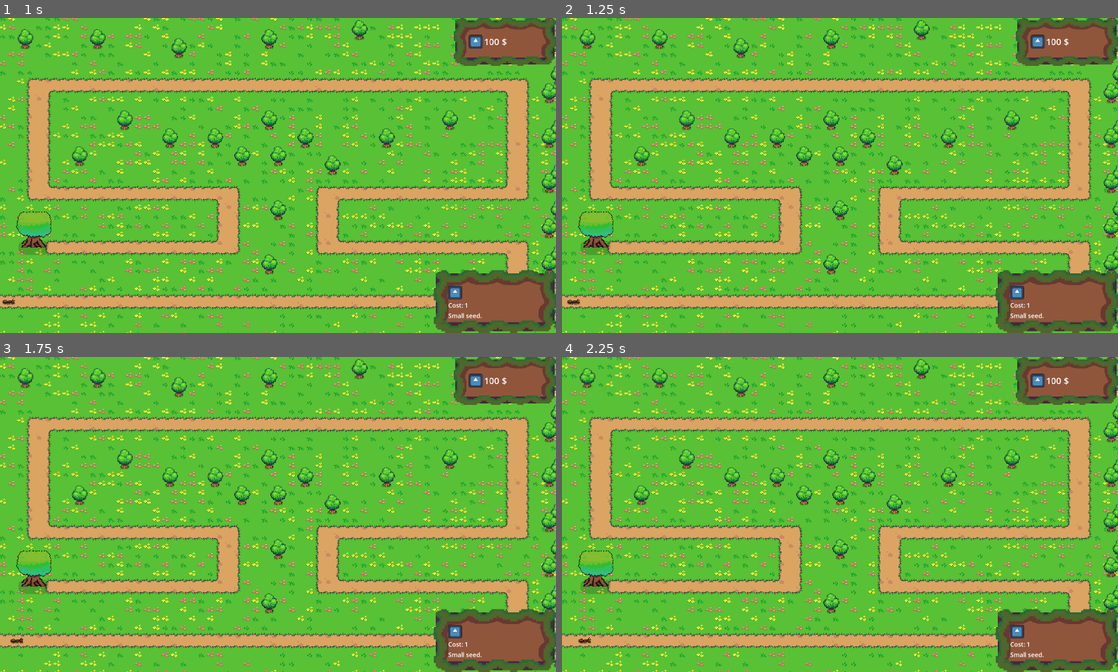
Above: before the commit, frames 1-4 (two rows, left to right).
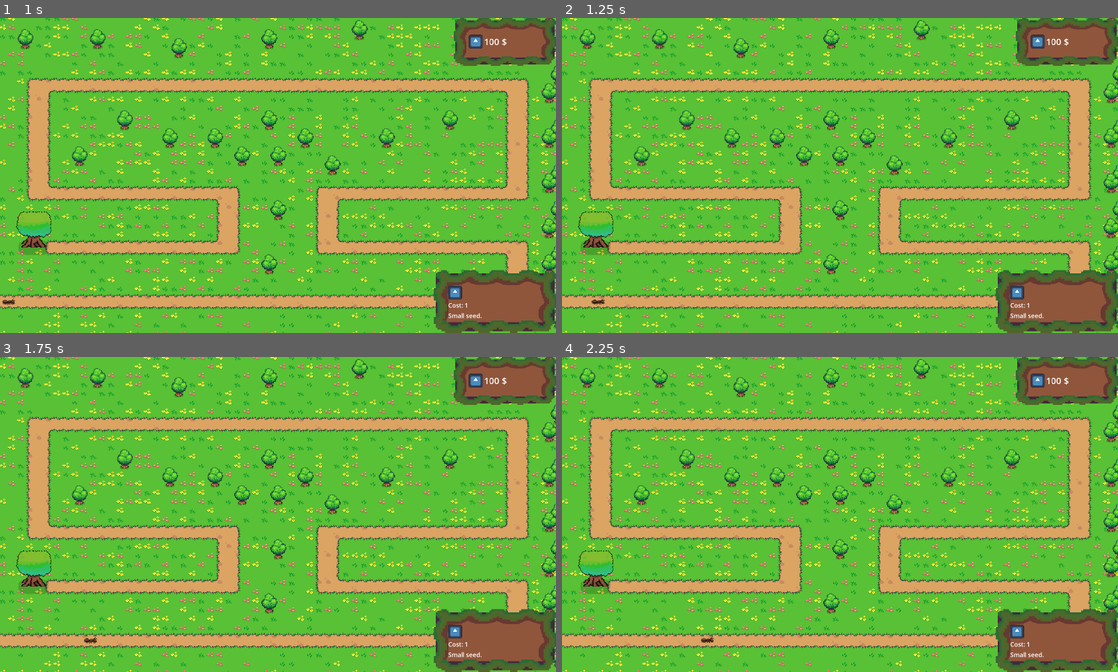
Above: after the commit, the same moments.

Repository: tomsku21/TD_project
Game: Godot game, scene res://Scenes/Main.tscn
Same seed, same stepped clock (60 frames per second), same inputs: the game is played once before the commit and once after it. The engine's default icon, where the game draws it, is replaced by a stand-in: a white triangle on a blue panel in a dark square.
Inputs (mouse positions are in pixels of both pictures, inside the frame that each line leads up to):
- Up to frame 1 (1 s): click (455, 292) at 0.5 s
- Up to frame 2 (1.25 s): no input
- Up to frame 3 (1.75 s): click (455, 631) at 1.25 s
- Up to frame 4 (2.25 s): click (1017, 631) at 2 s

Frame 1 is identical in both runs. In frame 2, less than 0.1% of the frame differs, in the area x 0-8%, y 88-92%; in frame 3, less than 0.1%; in frame 4, less than 0.1%.

Commit message:
Life tree attack

Diff:
--- a/Scenes/Enemies/enemy.tscn
+++ b/Scenes/Enemies/enemy.tscn
@@ -48,7 +48,7 @@
 [node name="CharacterBody2D" type="CharacterBody2D" parent="." groups=["enemies"]]
 script = ExtResource("1_ubio8")
 shader_material = ExtResource("4_haj6g")
-speed = 20.0
+speed = 200.0
 
 [node name="AnimatedSprite2D" type="AnimatedSprite2D" parent="CharacterBody2D"]
 position = Vector2(0, -3)
@@ -63,17 +63,11 @@
 position = Vector2(0, -1.5)
 shape = SubResource("RectangleShape2D_287tu")
 
-[node name="AttackTimer" type="Timer" parent="CharacterBody2D"]
-one_shot = true
-
 [node name="HealthComponent" parent="CharacterBody2D" node_paths=PackedStringArray("character") instance=ExtResource("3_l8da7")]
 unique_name_in_owner = true
 character = NodePath("..")
 MAX_HEALTH = 15
 shader_material = ExtResource("4_haj6g")
-
-[node name="WalkTimer" type="Timer" parent="CharacterBody2D"]
-one_shot = true
 
 [node name="CPUParticles2D" type="CPUParticles2D" parent="CharacterBody2D"]
 emitting = false
@@ -90,6 +84,12 @@
 initial_velocity_max = 100.0
 scale_amount_min = 0.0
 scale_amount_max = 3.0
+
+[node name="AttackTimer" type="Timer" parent="CharacterBody2D"]
+one_shot = true
+
+[node name="WalkTimer" type="Timer" parent="CharacterBody2D"]
+one_shot = true
 
 [node name="SlowDebuff" type="Timer" parent="CharacterBody2D"]
 wait_time = 5.0
--- a/Scenes/Enemies/enemy2.tscn
+++ b/Scenes/Enemies/enemy2.tscn
@@ -43,7 +43,8 @@
 
 [node name="CharacterBody2D" type="CharacterBody2D" parent="." groups=["enemies"]]
 script = ExtResource("1_1cilx")
-speed = 20.0
+shader_material = ExtResource("4_c0b6a")
+speed = 200.0
 
 [node name="AnimatedSprite2D" type="AnimatedSprite2D" parent="CharacterBody2D"]
 position = Vector2(0, -3)
@@ -57,17 +58,11 @@
 position = Vector2(0, -1.5)
 shape = SubResource("RectangleShape2D_287tu")
 
-[node name="AttackTimer" type="Timer" parent="CharacterBody2D"]
-one_shot = true
-
 [node name="HealthComponent" parent="CharacterBody2D" node_paths=PackedStringArray("character") instance=ExtResource("3_rvhp7")]
 unique_name_in_owner = true
 character = NodePath("..")
 MAX_HEALTH = 15
 shader_material = ExtResource("4_c0b6a")
-
-[node name="WalkTimer" type="Timer" parent="CharacterBody2D"]
-one_shot = true
 
 [node name="CPUParticles2D" type="CPUParticles2D" parent="CharacterBody2D"]
 emitting = false
@@ -83,6 +78,12 @@
 initial_velocity_max = 100.0
 scale_amount_min = 0.0
 scale_amount_max = 3.0
+
+[node name="AttackTimer" type="Timer" parent="CharacterBody2D"]
+one_shot = true
+
+[node name="WalkTimer" type="Timer" parent="CharacterBody2D"]
+one_shot = true
 
 [node name="SlowDebuff" type="Timer" parent="CharacterBody2D"]
 wait_time = 5.0
--- a/Scenes/life_tree.tscn
+++ b/Scenes/life_tree.tscn
@@ -5,17 +5,19 @@
 [ext_resource type="Material" uid="uid://caqxysn4tq1wx" path="res://Shaders/ShaderMaterial.tres" id="2_yb4q4"]
 
 [sub_resource type="RectangleShape2D" id="RectangleShape2D_yb4q4"]
-size = Vector2(61, 69)
+size = Vector2(97, 69)
 
 [node name="LifeTree" type="Area2D" groups=["LifeTree"]]
 script = ExtResource("1_883my")
 shader_material = ExtResource("2_yb4q4")
+sdamage = 5
+attackTime = 2.0
 
 [node name="Sprite2D" type="Sprite2D" parent="."]
 texture = ExtResource("2_5jboi")
 
 [node name="CollisionShape2D" type="CollisionShape2D" parent="."]
-position = Vector2(1.5, -6.5)
+position = Vector2(19.5, -6.5)
 shape = SubResource("RectangleShape2D_yb4q4")
 
 [node name="ProgressBar" type="ProgressBar" parent="."]
@@ -26,5 +28,10 @@
 offset_bottom = -42.0
 value = 100.0
 
+[node name="AttackTimer" type="Timer" parent="."]
+
+[connection signal="body_entered" from="." to="." method="_on_body_entered"]
+[connection signal="body_exited" from="." to="." method="_on_body_exited"]
 [connection signal="mouse_entered" from="." to="." method="_on_mouse_entered"]
 [connection signal="mouse_exited" from="." to="." method="_on_mouse_exited"]
+[connection signal="timeout" from="AttackTimer" to="." method="_on_attack_timer_timeout"]
--- a/Scripts/Enemy.gd
+++ b/Scripts/Enemy.gd
@@ -12,7 +12,9 @@
 @export var max_health: int = 15
 @export var sdamage: int = 10
 @export var slow_debuff: float = 0.5
+
 var sprite
+var end: bool = false
 var taking_damage: bool = false
 var current_speed: float
 var basic_speed: float
@@ -28,6 +30,7 @@
 	life_tree = get_tree().get_first_node_in_group("LifeTree")
 	speed = speed * randf_range(0.8, 1.2)
 	current_speed = speed
+
 	if has_node("AnimatedSprite2D"):
 		sprite = get_node("AnimatedSprite2D")
 	elif has_node("Sprite2D"):
@@ -41,13 +44,12 @@
 func _physics_process(delta: float) -> void:
 	check_turret()
 	change_rotation()
-	path.progress += current_speed * delta
+	if end == false:
+		path.progress += current_speed * delta
 	if path.progress_ratio >= 0.99:
-		if life_tree and life_tree.has_method("take_damage"):
-			life_tree.take_damage(sdamage)
-			cpu_particles_2d.emitting = true
-			await get_tree().create_timer(0.1).timeout
-		destroy()
+		if attack_timer.is_stopped():
+			attack_timer.start()
+			end = true
 	if grabbed == true and currently_grabbed == false:
 		await get_tree().create_timer(10).timeout
 		grabbed = false
@@ -117,14 +119,17 @@
 			await get_tree().create_timer(1).timeout
 		taking_damage = false
 		poisoned = false
+
 func _on_attack_timer_timeout() -> void:
-	if current_turret and current_turret.has_method("take_damage"):
-		#ideally start an animation, where at the end it shoots a projectile/attacks.
-		#even without animations, needs a short stop for attack.
-		current_speed = 0
-		current_turret.take_damage(sdamage)
-	walk_timer.wait_time = attacktime * 0.25
-	walk_timer.start()
+	if end:
+		if life_tree and life_tree.has_method("take_damage"):
+			life_tree.take_damage(sdamage)
+	else:
+		if current_turret and current_turret.has_method("take_damage"):
+			current_speed = 0
+			current_turret.take_damage(sdamage)
+		walk_timer.wait_time = attacktime * 0.25
+		walk_timer.start()
 
 func _walk_again() -> void:
 	current_speed = speed
--- a/Scripts/life_tree.gd
+++ b/Scripts/life_tree.gd
@@ -2,12 +2,20 @@
 @onready var sprite_2d: Sprite2D = $Sprite2D
 @export var shader_material: ShaderMaterial
 @onready var progress_bar: ProgressBar = $ProgressBar
+@onready var attack_timer: Timer = $AttackTimer
 
+@export var sdamage: int
+@export var attackTime: float
+var enemies: Array = []
 func _ready() -> void:
+	attack_timer.wait_time = attackTime
 	if sprite_2d:
 		sprite_2d.material = shader_material.duplicate()
 		var material = sprite_2d.material as ShaderMaterial
 		material.set_shader_parameter("red_tint_amount", 0.0)
+
+func _physics_process(delta: float) -> void:
+	pass
 
 func take_damage(damage: int):
 	GlobalVariables.player_hp -= damage
@@ -33,3 +41,22 @@
 
 func _on_mouse_exited() -> void:
 	progress_bar.visible = false
+
+
+func _on_body_entered(body: Node2D) -> void:
+	if body.is_in_group("enemies") and not body in enemies:
+		enemies.append(body)
+		if attack_timer.is_stopped():
+			attack_timer.start()
+
+
+func _on_body_exited(body: Node2D) -> void:
+	if body in enemies:
+		enemies.erase(body)
+		if enemies.is_empty():
+			attack_timer.stop()
+
+func _on_attack_timer_timeout() -> void:
+	if not enemies.is_empty():
+		var target = enemies[0]
+		target.take_damage(sdamage)
